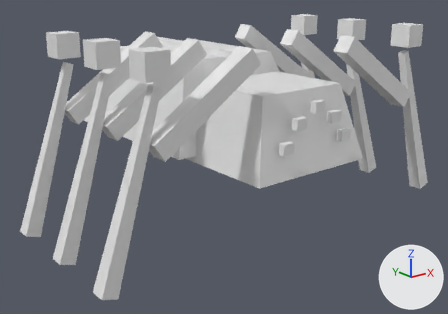
Renders of the glTF model public/hackerz/models/titan.glb from each side of a commit.
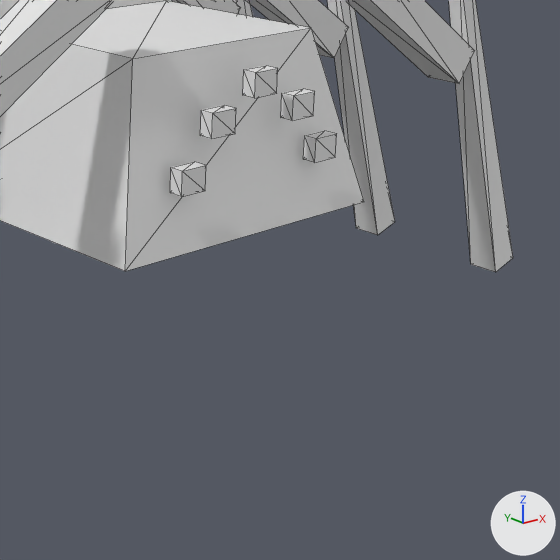
Old and new are each drawn whole from a 50 mm lens placed at (-3.25, -3.98, 2.28), pointed at (-0.15, -0.1, 0.73) and again close up on the part from 46% to 100% of the width and 23% to 100% of the height. Arrows for +X, +Y and +Z are at lower right; the lights stay in place. The first two pictures are the older version. The close-ups show mesh edges as thin lines. Where no turn or scale is listed for an object, it has been applied to the vertices.

Names of what the first close-up shows: 'eye0', 'eye1', 'eye2', 'eye3', 'eye4', 'femur0L', 'femur0R', 'femur1R', 'thorax', 'tibia0R', 'tibia1R' and 3 more.
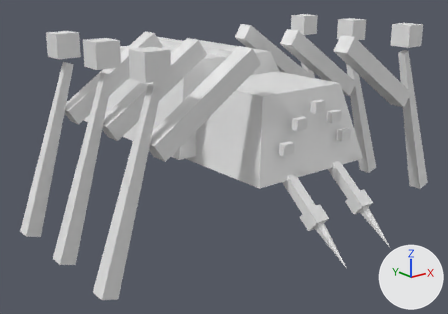
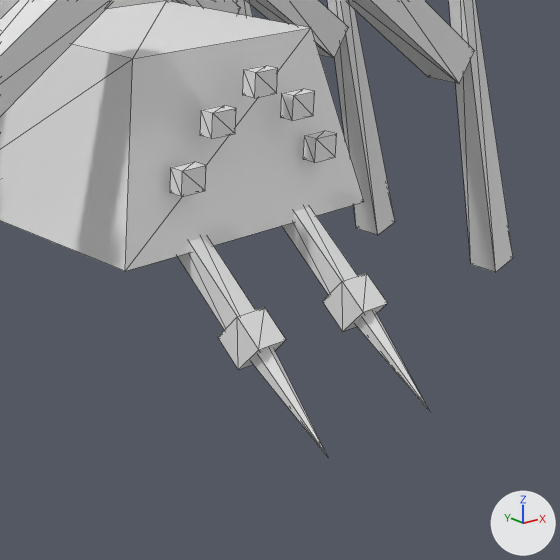
Where the newer file only moved an object's origin or applied its transform, the numbers keep the older frame.

What differs and where, as boxes (x1, y1, x2, y2) in the close-ups (560 x 560 px):
'fangArm0', added: after (177, 236, 255, 330)
'fangArm1', added: after (282, 207, 358, 295)
'fangJoint0', added: after (218, 307, 286, 370)
'fangJoint1', added: after (322, 273, 387, 331)
'fangNeedle0', added: after (251, 348, 328, 457)
'fangNeedle1', added: after (355, 311, 430, 412)

The change, as a list of edits to the scene's bpy script:
```text
Add me_fangneedle1:
    me_fangneedle1.from_pydata([(0.0, -0.427, -0.3), (0.039, -0.413, -0.317), (0.039, -0.384, -0.351), (0.0, -0.369, -0.369), (-0.039, -0.384, -0.351), (-0.039, -0.413, -0.317), (0.0, -0.705, -0.591)], [], [(0, 6, 1), (1, 6, 2), (2, 6, 3), (3, 6, 4), (5, 0, 1), (1, 2, 3), (3, 4, 5), (1, 3, 5), (4, 6, 5), (5, 6, 0)])
    me_fangneedle1.materials.append(mat_hot_010)  # white #e7e7e7
Add me_fangjoint1:
    me_fangjoint1.from_pydata([(-0.06, -0.39, -0.406), (-0.06, -0.468, -0.314), (-0.06, -0.298, -0.329), (-0.06, -0.376, -0.237), (0.06, -0.39, -0.406), (0.06, -0.468, -0.314), (0.06, -0.298, -0.329), (0.06, -0.376, -0.237)], [], [(0, 1, 3), (0, 3, 2), (2, 3, 7), (2, 7, 6), (6, 7, 5), (6, 5, 4), (4, 5, 1), (4, 1, 0), (2, 6, 4), (2, 4, 0), (7, 3, 1), (7, 1, 5)])
    me_fangjoint1.materials.append(mat_glow_010)  # white #e7e7e7
Add me_fangarm1:
    me_fangarm1.from_pydata([(-0.04, -0.357, -0.352), (-0.04, -0.409, -0.291), (-0.04, 0.026, -0.031), (-0.04, -0.026, 0.031), (0.04, -0.357, -0.352), (0.04, -0.409, -0.291), (0.04, 0.026, -0.031), (0.04, -0.026, 0.031)], [], [(0, 1, 3), (0, 3, 2), (2, 3, 7), (2, 7, 6), (6, 7, 5), (6, 5, 4), (4, 5, 1), (4, 1, 0), (2, 6, 4), (2, 4, 0), (7, 3, 1), (7, 1, 5)])
    me_fangarm1.materials.append(mat_body_010)  # white #e7e7e7
Add ob_fangneedle1:
    ob_fangneedle1 = bpy.data.objects.new('fangNeedle1', me_fangneedle1)
    ob_fangneedle1.location = (0.24, -0.85, 0.9)
Add ob_fangjoint1:
    ob_fangjoint1 = bpy.data.objects.new('fangJoint1', me_fangjoint1)
    ob_fangjoint1.location = (0.24, -0.85, 0.9)
Add ob_fangarm1:
    ob_fangarm1 = bpy.data.objects.new('fangArm1', me_fangarm1)
    ob_fangarm1.location = (0.24, -0.85, 0.9)
Add ob_fangneedle0:
    ob_fangneedle0 = bpy.data.objects.new('fangNeedle0', me_fangneedle1.copy())
    ob_fangneedle0.location = (-0.24, -0.85, 0.9)
Add ob_fangjoint0:
    ob_fangjoint0 = bpy.data.objects.new('fangJoint0', me_fangjoint1.copy())
    ob_fangjoint0.location = (-0.24, -0.85, 0.9)
Add ob_fangarm0:
    ob_fangarm0 = bpy.data.objects.new('fangArm0', me_fangarm1.copy())
    ob_fangarm0.location = (-0.24, -0.85, 0.9)
```
